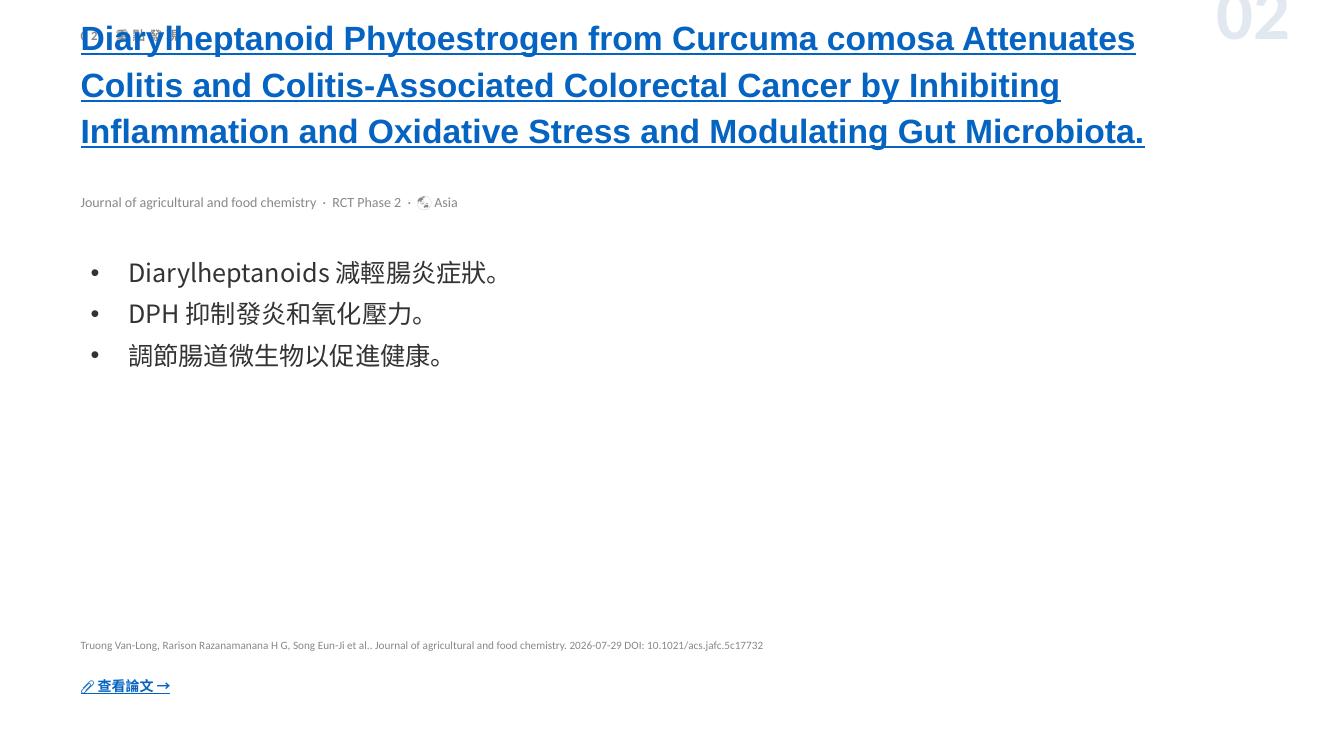
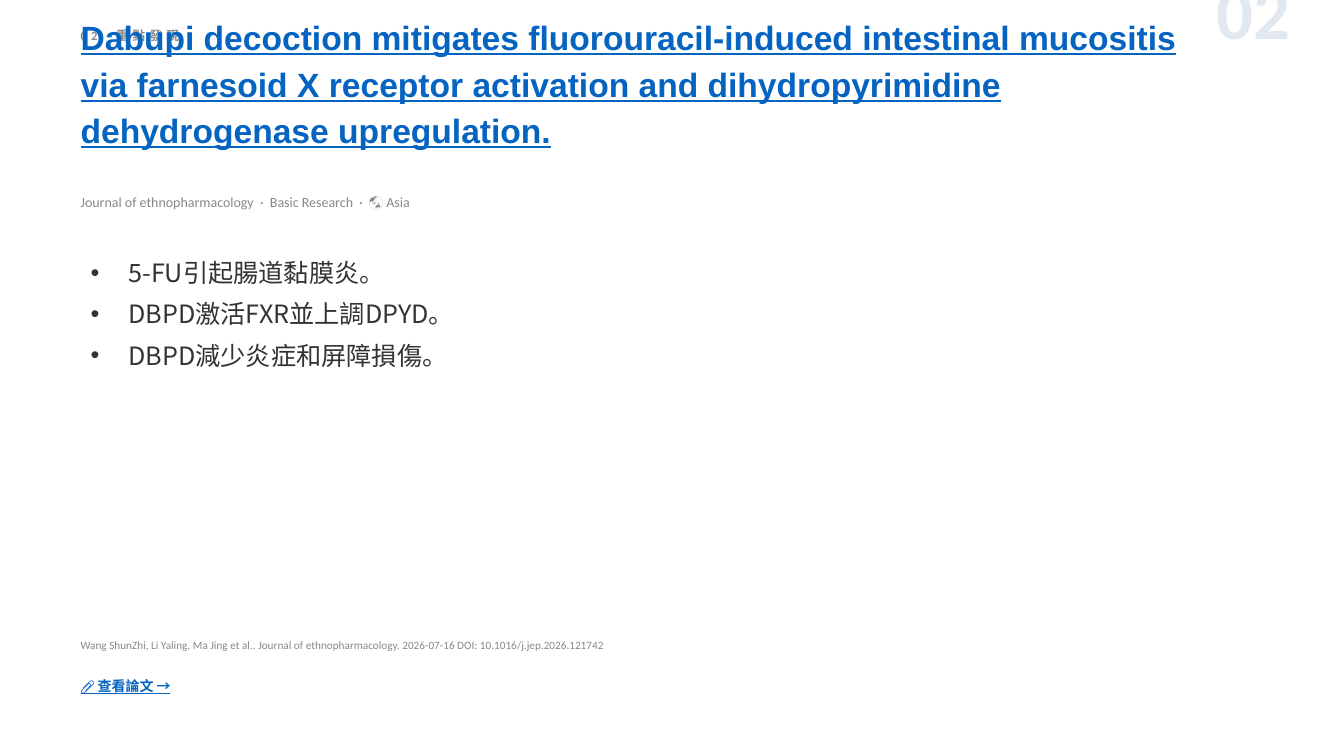
Before and after one commit to jejenhu-maker/colorectal-weekly-digest, a slide deck: slide 4 of docs/digest-zh.pptx. Drawn at 1344x756 pixels with LibreOffice and Linux fonts; fonts in the diff are those of the drawing. Boxes give left, top, right and bottom in pixels: in the first picture for what was removed or moved away, otherwise in the second. Text is boxed around its words. In the diff, an @@ line names an element or a change of style, - is before the commit and + after.

```diff
--- a/docs/digest-zh.pptx
+++ b/docs/digest-zh.pptx
@@ text at [81,25,1176,150]: text changed @@
-Diarylheptanoid Phytoestrogen from Curcuma comosa Attenuates Colitis and Colitis-Associated Colorectal Cancer by Inhibiting Inflammation and Oxidative Stress and Modulating Gut Microbiota.
+Dabupi decoction mitigates fluorouracil-induced intestinal mucositis via farnesoid X receptor activation and dihydropyrimidine dehydrogenase upregulation.
@@ text at [81,197,409,210]: text changed @@
-Journal of agricultural and food chemistry · RCT Phase 2 · 🌏 Asia
+Journal of ethnopharmacology · Basic Research · 🌏 Asia
@@ text at [128,261,454,367]: text changed @@
-• Diarylheptanoids 減輕腸炎症狀。
-• DPH 抑制發炎和氧化壓力。
-• 調節腸道微生物以促進健康。
+• 5-FU引起腸道黏膜炎。
+• DBPD激活FXR並上調DPYD。
+• DBPD減少炎症和屏障損傷。
@@ text at [81,641,604,651]: text changed @@
-Truong Van-Long, Rarison Razanamanana H G, Song Eun-Ji et al.. Journal of agricultural and food chemistry. 2026-07-29 DOI: 10.1021/acs.jafc.5c17732
+Wang ShunZhi, Li Yaling, Ma Jing et al.. Journal of ethnopharmacology. 2026-07-16 DOI: 10.1016/j.jep.2026.121742
```
Also in this commit, not shown: 11 other slides changed, 2 slides added, 2 slides removed, 2 other files.
